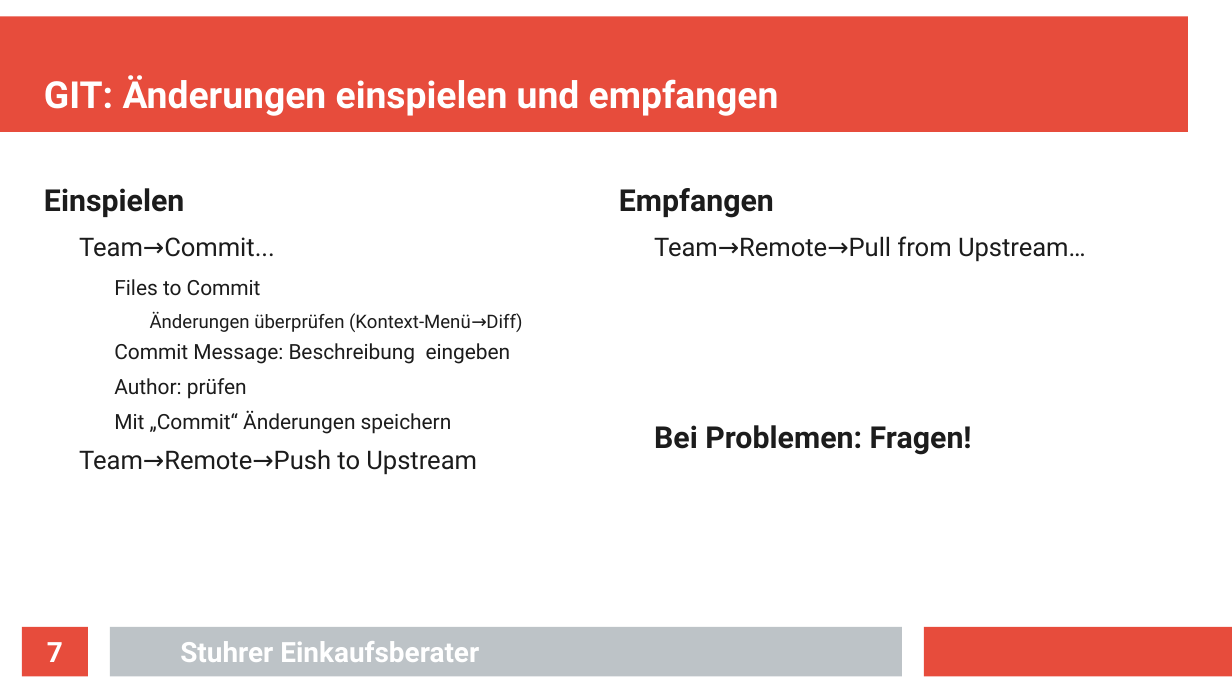
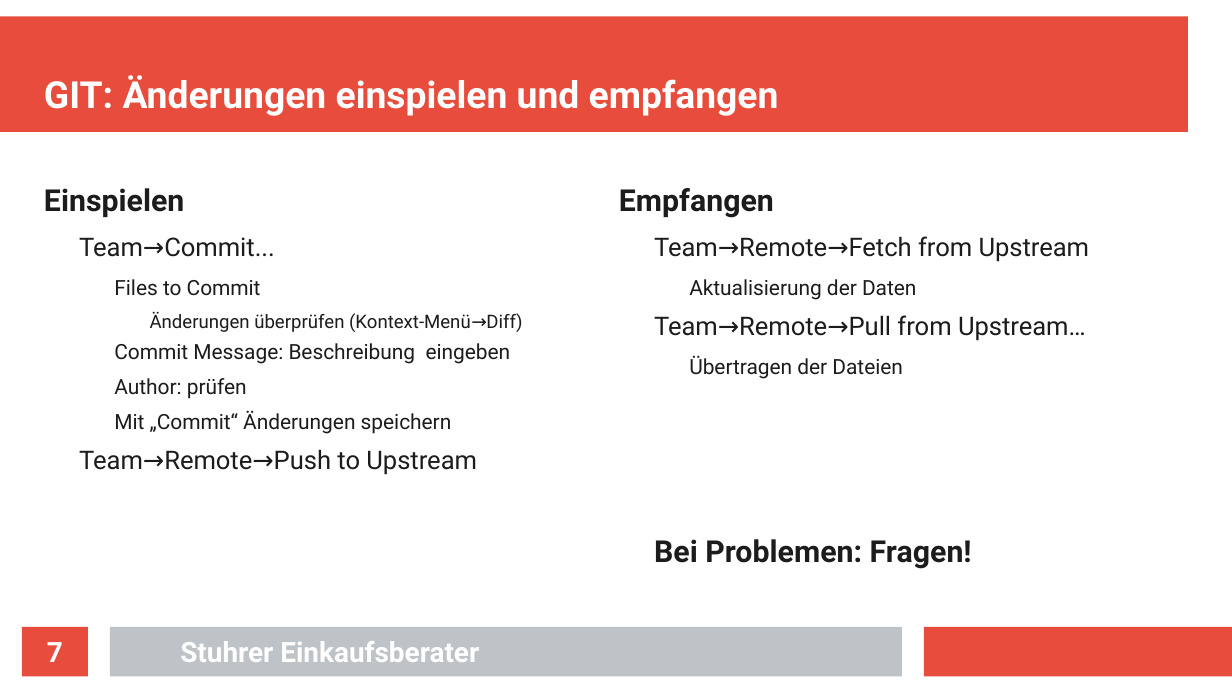
Before and after one commit to jenskuespert/KGSSB, a slide deck: slide 7 of SEB/SEB.odp. Drawn at 1232x693 pixels with LibreOffice and Linux fonts; fonts in the diff are those of the drawing. Boxes give left, top, right and bottom in pixels: in the first picture for what was removed or moved away, otherwise in the second. Text is boxed around its words. In the diff, an @@ line names an element or a change of style, - is before the commit and + after.

```diff
--- a/SEB/SEB.odp
+++ b/SEB/SEB.odp
@@ text at (x1=654, y1=236, x2=1090, y2=300): paragraphs added @@
+  Team→Remote→Fetch from Upstream
+    Aktualisierung der Daten
@@ text at (x1=689, y1=355, x2=903, y2=379): paragraph added @@
+    Übertragen der Dateien
```
Also in this commit, not shown: 1 slide added.
